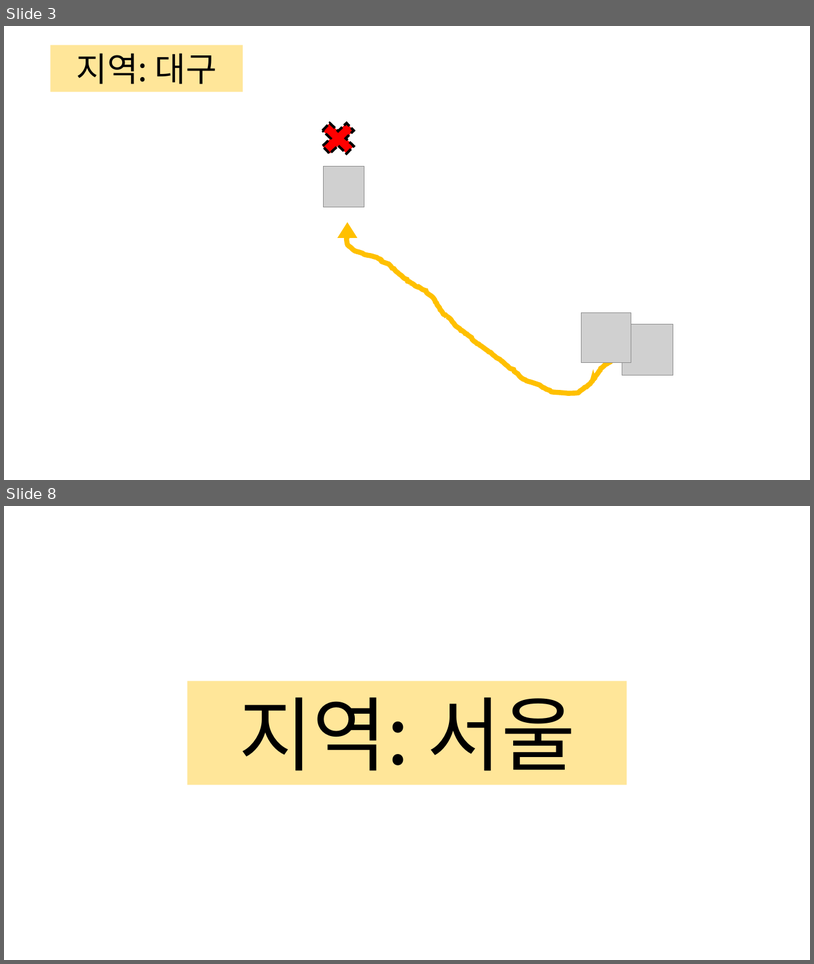
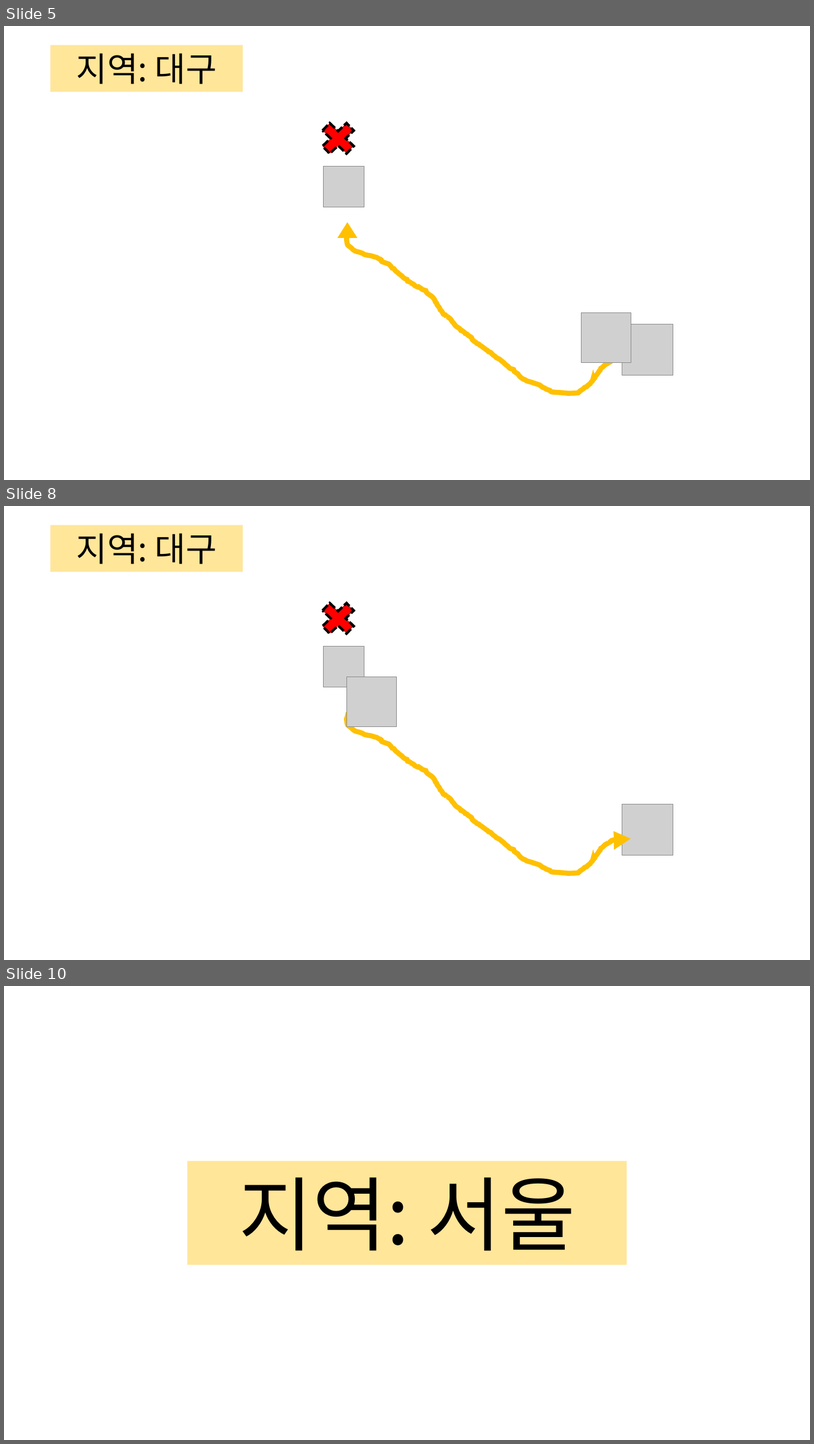
Before and after one commit to kyungsook/covid-19-notification, a slide deck: video.pptx. Shown one above the other, each under a label of ours: slides 3 and 8 before the commit, slides 5, 8 and 10 after it; the slides between them are not shown. The pictures are 814x964 and 814x1444 pixels, drawn with LibreOffice and Linux fonts; fonts in the diff are those of the drawing; grey boxes stand for pictures; background and template pictures are left out. Boxes give left, top, right and bottom in pixels: in the first picture for what was removed or moved away, otherwise in the second. Text is boxed around its words. In the diff, an @@ line names an element or a change of style, - is before the commit and + after.

```diff
--- a/video.pptx
+++ b/video.pptx
@@ slide 8 added at [4, 506, 810, 960], background picture (left out) @@
@@ rectangle added at [51, 525, 243, 571], fill #FFE699, 40 pt, text #000000 @@
+지역: 대구
@@ cross added at [315, 596, 362, 640], fill #FF0000, outline #000000 3 pt dashed @@
@@ picture added at [323, 646, 365, 687] @@
@@ picture added at [347, 676, 396, 726] @@
@@ freeform shape added at [347, 712, 623, 873], outline #FFC000 6 pt @@
@@ picture added at [623, 804, 674, 855] @@
@@ triangle added at [607, 826, 631, 849], fill #FFC000, outline #FFC000 1 pt @@
@@ what was slide 3 is now slide 5 @@
@@ what was slide 8 is now slide 10 @@
```
Also in this commit, not shown: 2 slides changed, 11 other slides added, 7 slides removed, 4 other files.
